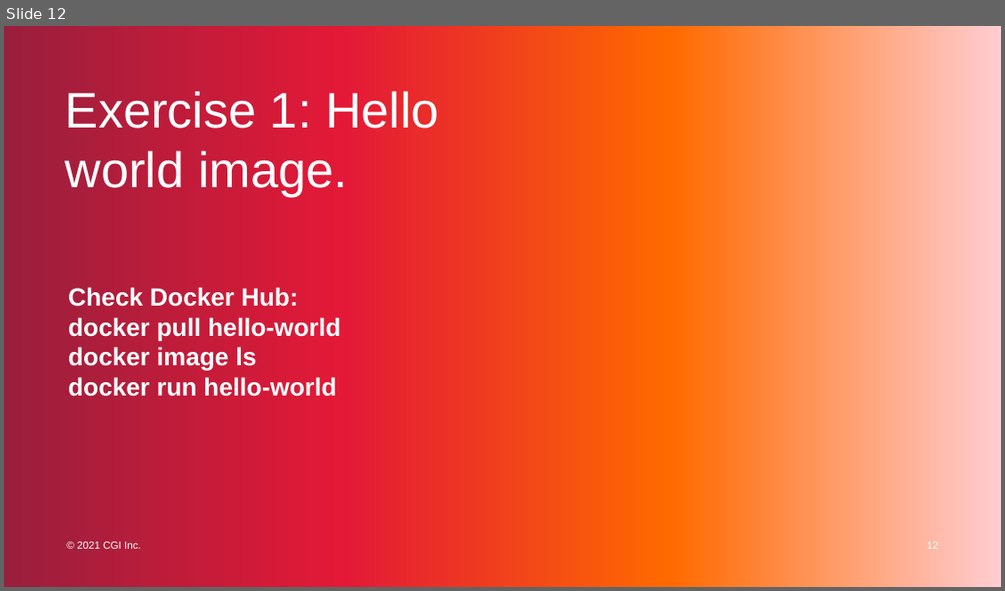
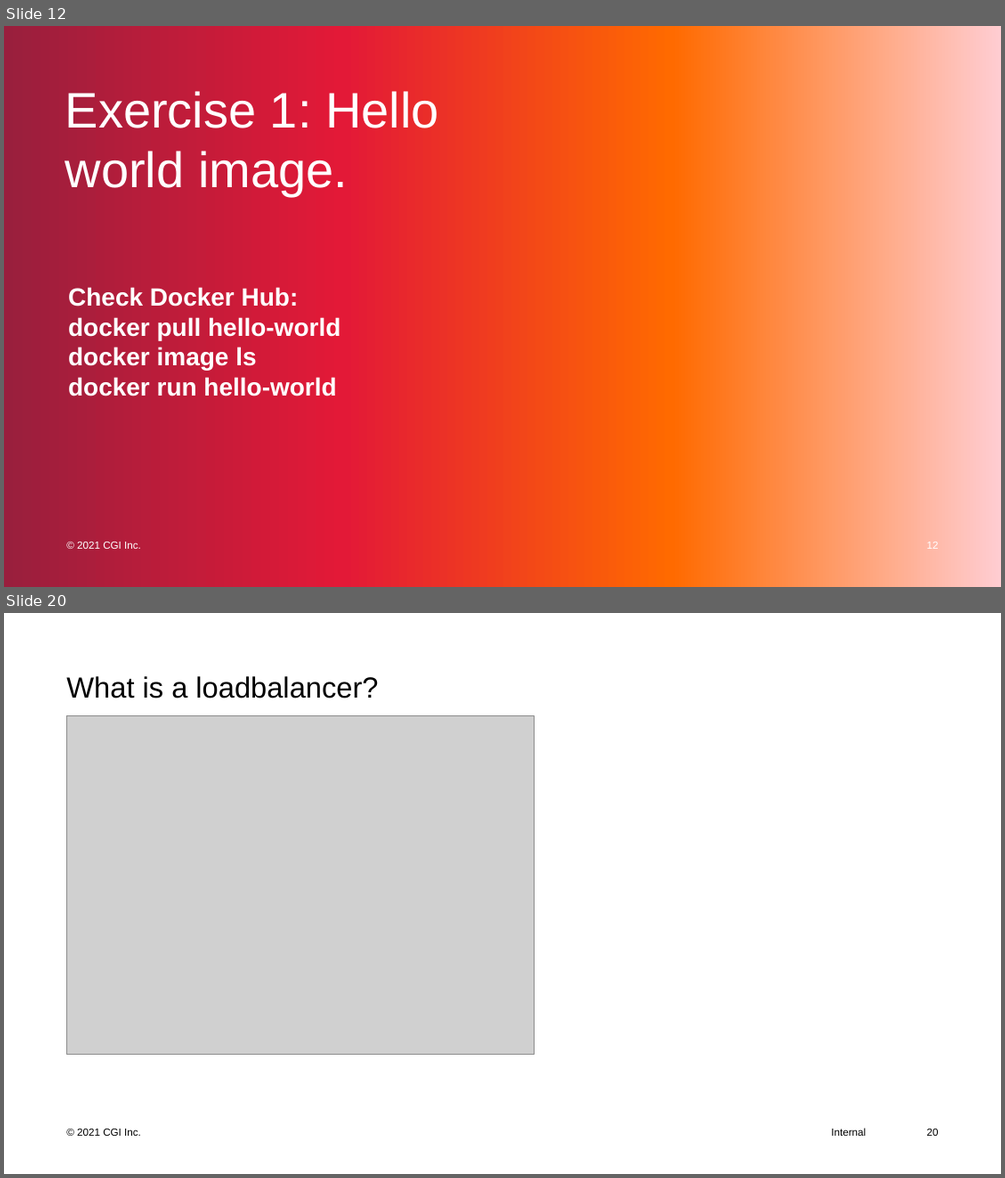
Before and after one commit to favna/docker-workshop, a slide deck: GC_Docker_2022.pptx. Shown one above the other, each under a label of ours: slide 12 before the commit, slides 12 and 20 after it; the slides between them are not shown. The pictures are 1005x591 and 1005x1178 pixels, drawn with LibreOffice and Linux fonts; fonts in the diff are those of the drawing; grey boxes stand for pictures. Boxes give left, top, right and bottom in pixels: in the first picture for what was removed or moved away, otherwise in the second. Text is boxed around its words. In the diff, an @@ line names an element or a change of style, - is before the commit and + after.

```diff
--- a/GC_Docker_2022.pptx
+++ b/GC_Docker_2022.pptx
@@ slide 20 added at <box>4,613,1001,1174</box>, background #FFFFFF; not listed: 1 template element that a slide beside it also shows @@
@@ title added at <box>66,676,378,698</box>, 28 pt, text #000000 @@
+What is a loadbalancer?
@@ picture added at <box>67,716,534,1054</box> @@
@@ text added at <box>831,1127,866,1135</box>, 10 pt, text #000000 @@
+Internal
@@ page number added at <box>927,1128,938,1135</box>, 10 pt, text #000000 @@
+20
```
Also in this commit, not shown: 9 other slides added.
